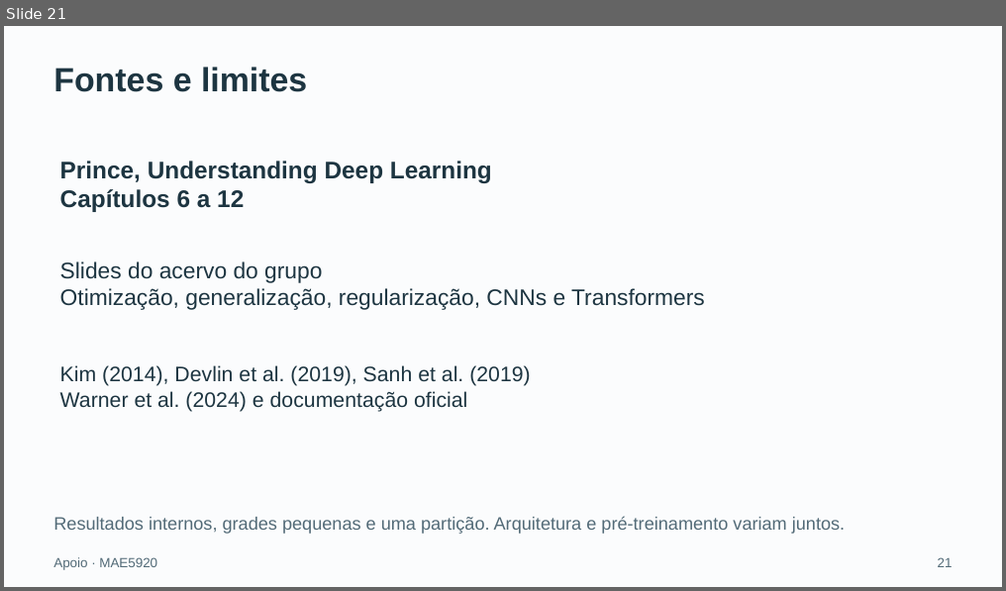
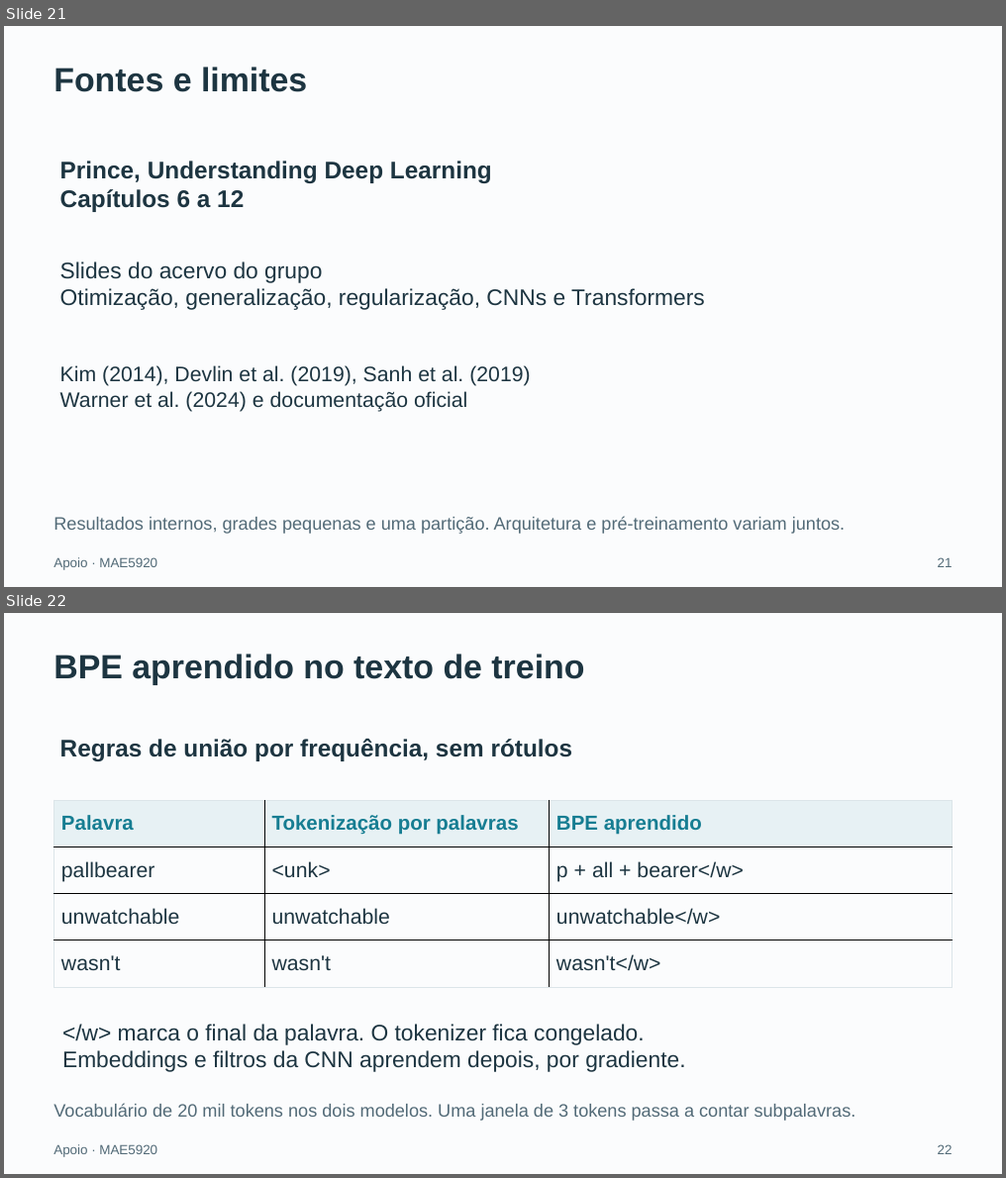
Before and after one commit to costaleirbag/projeto-mae5920, a slide deck: output/slides/seminario_mae5920.pptx. Shown one above the other, each under a label of ours: slide 21 before the commit, slides 21 and 22 after it. The pictures are 1006x591 and 1006x1178 pixels, drawn with LibreOffice and Linux fonts; fonts in the diff are those of the drawing. Boxes give left, top, right and bottom in pixels: in the first picture for what was removed or moved away, otherwise in the second. Text is boxed around its words. In the diff, an @@ line names an element or a change of style, - is before the commit and + after.

Commit message:
Compara palavras e BPE na TextCNN e amplia materiais didáticos

```diff
--- a/output/slides/seminario_mae5920.pptx
+++ b/output/slides/seminario_mae5920.pptx
@@ slide 22 added at bbox=[4, 613, 1002, 1174], background #FBFCFD @@
@@ text added at bbox=[54, 654, 584, 685], 32.2 pt, text #1D3541, bold @@
+BPE aprendido no texto de treino
@@ text added at bbox=[60, 738, 573, 761], 23.2 pt, text #1D3541, bold @@
+Regras de união por frequência, sem rótulos
@@ table added at bbox=[54, 800, 952, 987], 4 rows, 3 columns @@
+Palavra | Tokenização por palavras | BPE aprendido
+pallbearer | <unk> | p + all + bearer</w>
+unwatchable | unwatchable | unwatchable</w>
+wasn't | wasn't | wasn't</w>
@@ text added at bbox=[62, 1024, 685, 1072], 21.8 pt, text #1D3541 @@
+</w> marca o final da palavra. O tokenizer fica congelado.
+Embeddings e filtros da CNN aprendem depois, por gradiente.
@@ text added at bbox=[54, 1103, 856, 1121], 17.2 pt, text #526A77 @@
+Vocabulário de 20 mil tokens nos dois modelos. Uma janela de 3 tokens passa a contar subpalavras.
@@ text added at bbox=[54, 1145, 157, 1157], 12.8 pt, text #526A77 @@
+Apoio · MAE5920
@@ text added at bbox=[938, 1145, 952, 1155], 12.8 pt, text #526A77 @@
+22
```
Also in this commit, not shown: 2 other slides added, 56 other files.
